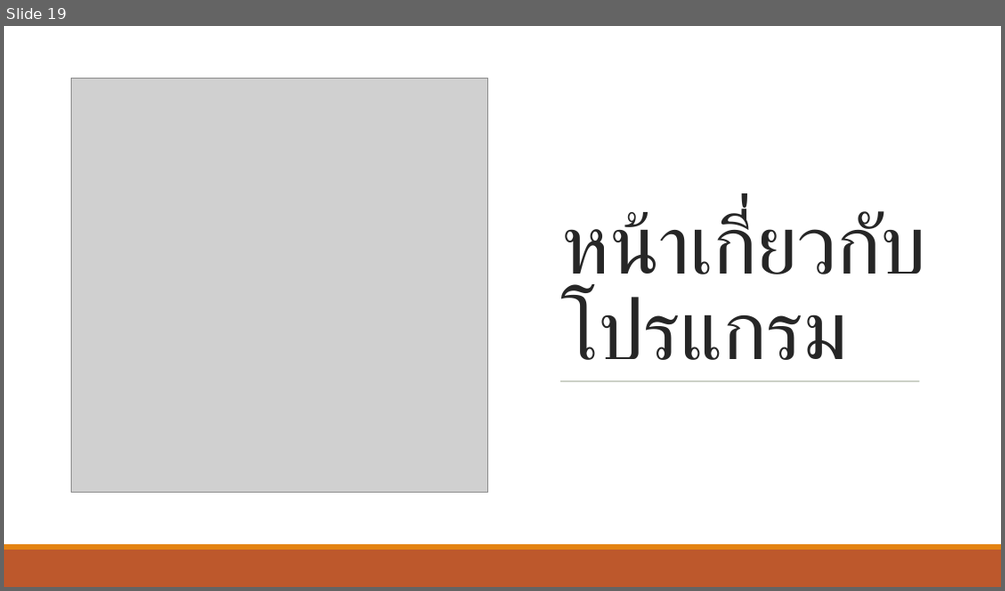
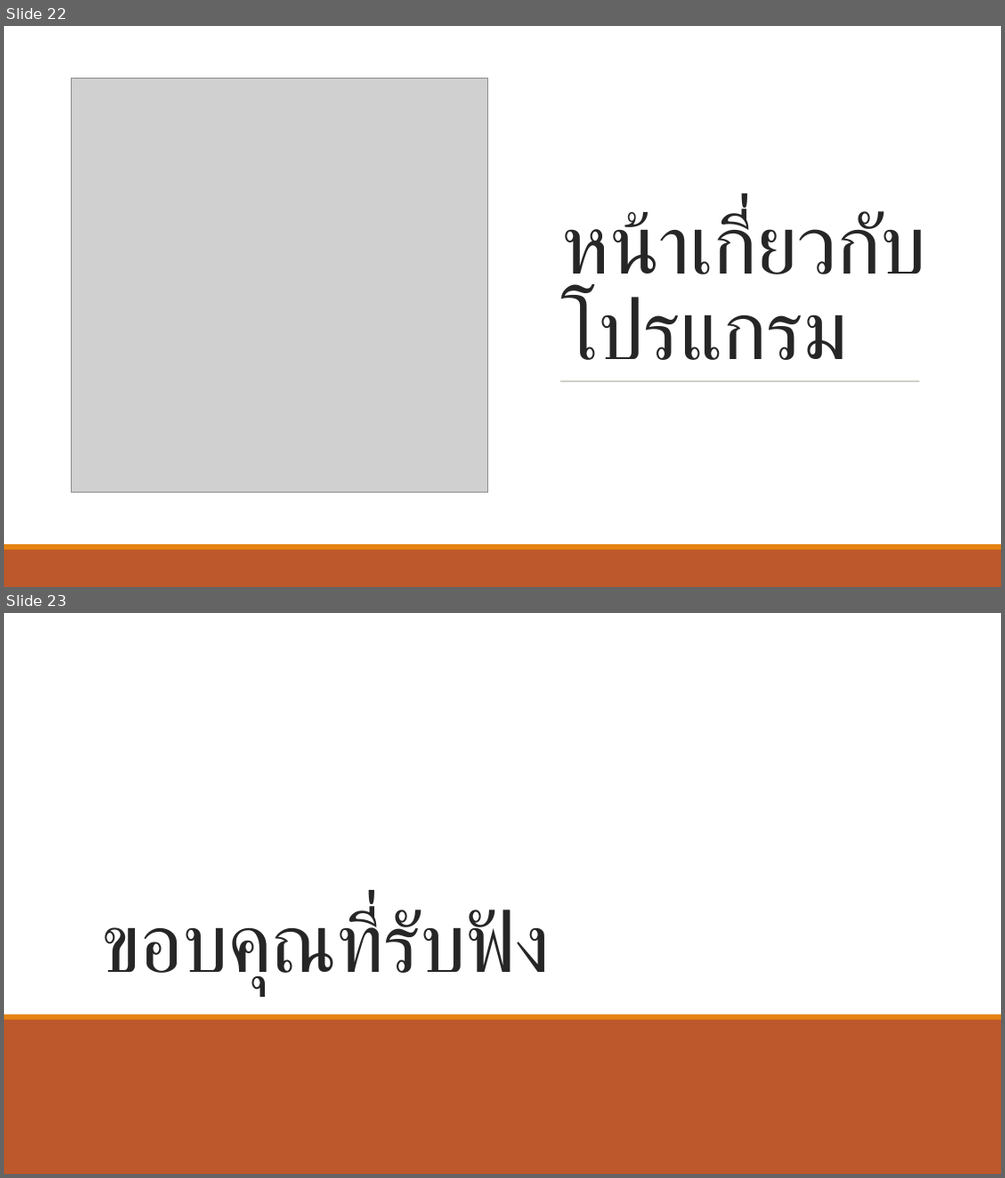
Before and after one commit to wannaphong/timenone, a slide deck: งานนำเสนอ.pptx. Shown one above the other, each under a label of ours: slide 19 before the commit, slides 22 and 23 after it. The pictures are 1005x591 and 1005x1178 pixels, drawn with LibreOffice and Linux fonts; fonts in the diff are those of the drawing; grey boxes stand for pictures. Boxes give left, top, right and bottom in pixels: in the first picture for what was removed or moved away, otherwise in the second. Text is boxed around its words. In the diff, an @@ line names an element or a change of style, - is before the commit and + after.

```diff
--- a/งานนำเสนอ.pptx
+++ b/งานนำเสนอ.pptx
@@ slide 23 added at (4, 613, 1001, 1174), background #FFFFFF @@
@@ rectangle added at (4, 613, 1001, 1174), fill #FFFFFF @@
@@ title added at (101, 908, 550, 995), 80 pt, text #262626 @@
+ขอบคุณที่รับฟัง
@@ rectangle added at (4, 1018, 1001, 1174), fill #BD582C @@
@@ rectangle added at (4, 1014, 1001, 1020), fill #E48312 @@
@@ rectangle added at (4, 1136, 1001, 1174), fill #BD582C @@
@@ rectangle added at (4, 1131, 1001, 1136), fill #E48312 @@
@@ what was slide 19 is now slide 22 @@
```
Also in this commit, not shown: 6 slides changed, 3 other slides added.
